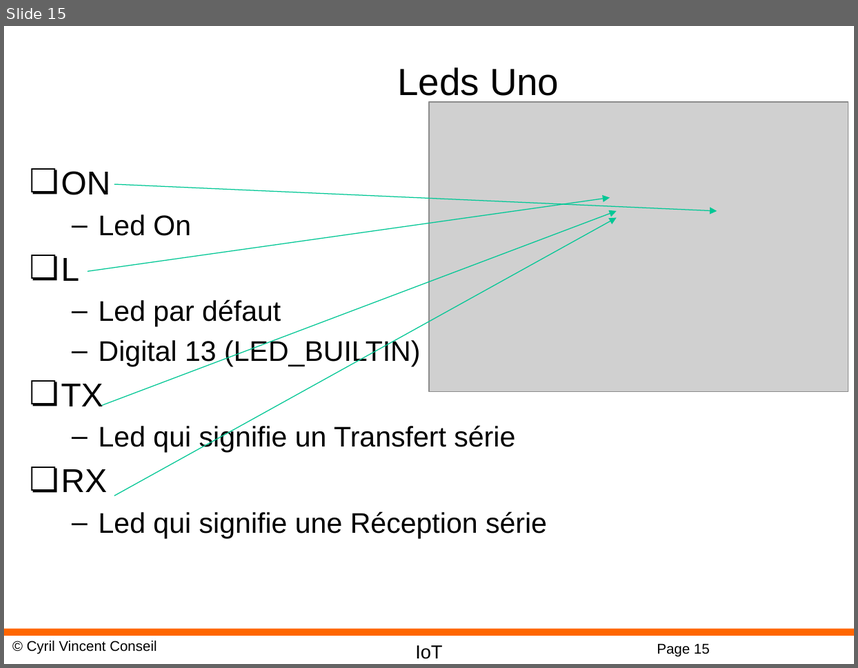
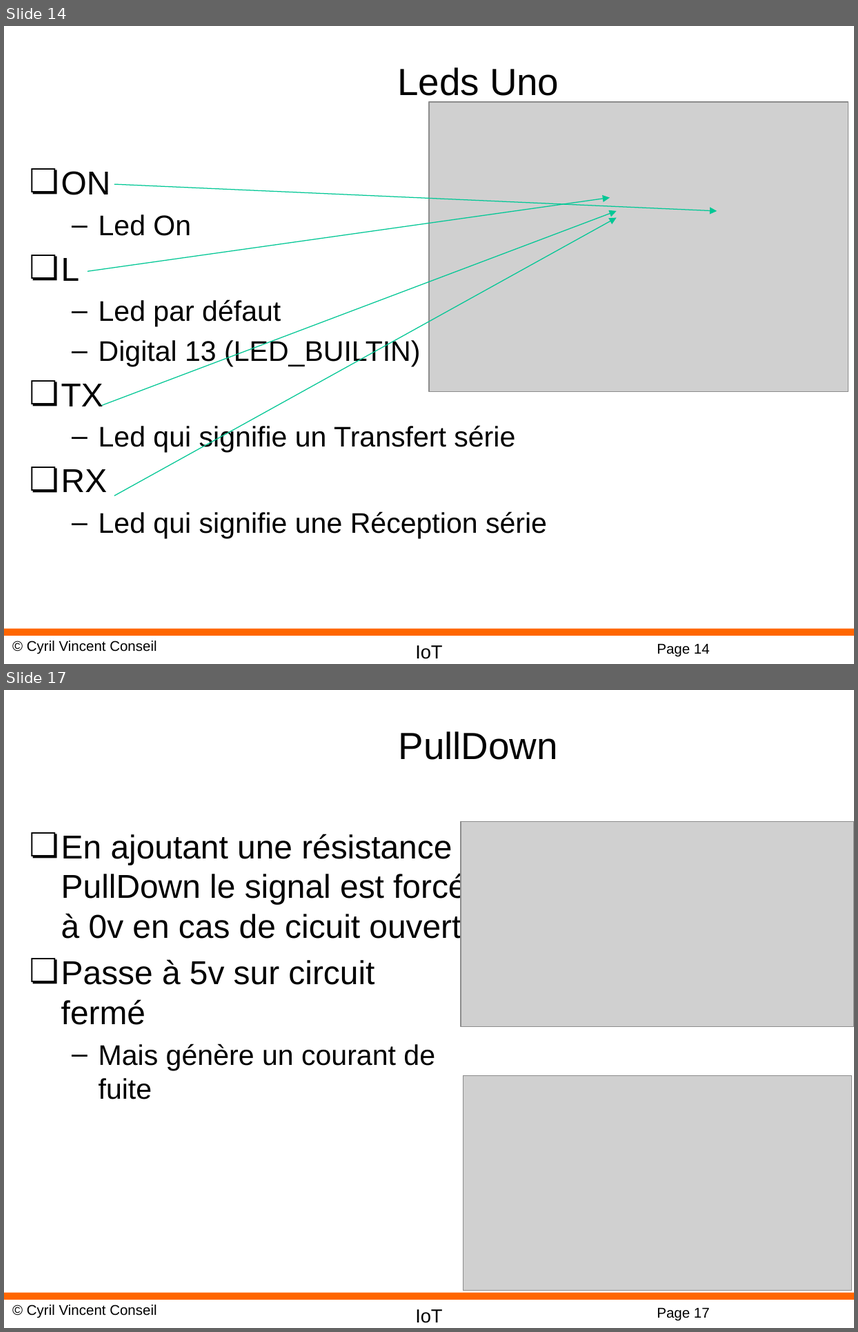
Before and after one commit to cyrilvincent/IoT, a slide deck: ppt/IoT03-ArduinoCabling.pptx. Shown one above the other, each under a label of ours: slide 15 before the commit, slides 14 and 17 after it; the slides between them are not shown. The pictures are 858x668 and 858x1332 pixels, drawn with LibreOffice and Linux fonts; fonts in the diff are those of the drawing; grey boxes stand for pictures; background and template pictures are left out. Boxes give left, top, right and bottom in pixels: in the first picture for what was removed or moved away, otherwise in the second. Text is boxed around its words. In the diff, an @@ line names an element or a change of style, - is before the commit and + after.

```diff
--- a/ppt/IoT03-ArduinoCabling.pptx
+++ b/ppt/IoT03-ArduinoCabling.pptx
@@ slide 17 added at [4, 690, 854, 1328], background #FFFFFF; not listed: 4 template elements that a slide beside it also shows @@
@@ title added at [399, 731, 558, 760], 32 pt, text #000000 @@
+PullDown
@@ text added at [61, 834, 466, 1099], 28 pt, text #000000 @@
+❏ En ajoutant une résistance PullDown le signal est forcé à 0v en cas de cicuit ouvert
+❏ Passe à 5v sur circuit fermé
+  – Mais génère un courant de fuite
@@ picture added at [461, 822, 854, 1027] @@
@@ picture added at [463, 1075, 851, 1290] @@
@@ what was slide 15 is now slide 14 @@
@@ page number at [657, 644, 710, 657]: text changed @@
-Page 15
+Page 14
```
Also in this commit, not shown: 2 slides changed, 3 other slides added, 1 slide removed, 35 other files.
